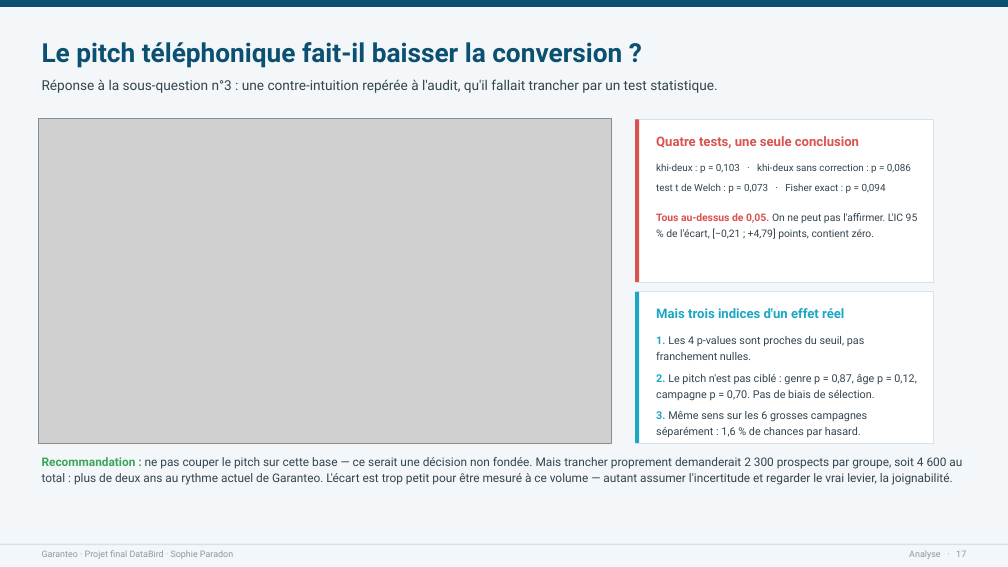
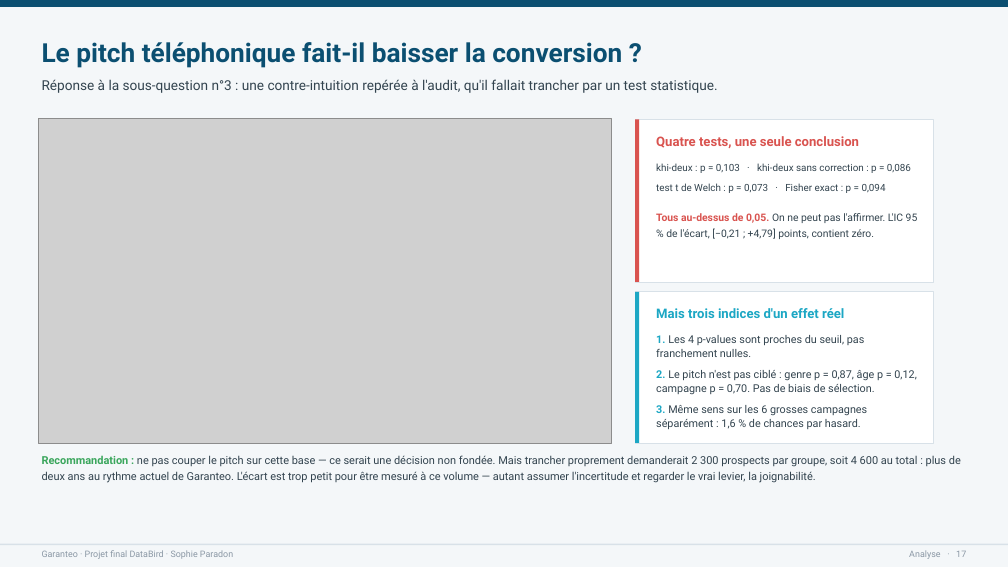
Before and after one commit to sophie-paradon/projet-garanteo-acquisition-digitale, a slide deck: slide 17 of 05_Restitution/Garanteo_Restitution.pptx. Drawn at 1008x567 pixels with LibreOffice and Linux fonts; fonts in the diff are those of the drawing; grey boxes stand for pictures. Boxes give left, top, right and bottom in pixels: in the first picture for what was removed or moved away, otherwise in the second. Text is boxed around its words. In the diff, an @@ line names an element or a change of style, - is before the commit and + after.

```diff
--- a/05_Restitution/Garanteo_Restitution.pptx
+++ b/05_Restitution/Garanteo_Restitution.pptx
@@ text "1. Les 4 p-values sont ..." at (656,335,916,429): line spacing 1.22 to 1.12 @@
@@ text "Recommandation : ne pas couper ..." at (42,455,961,483): size 11.3 to 10.5 pt @@
```
Also in this commit, not shown: 11 other slides changed, 19 other files.
